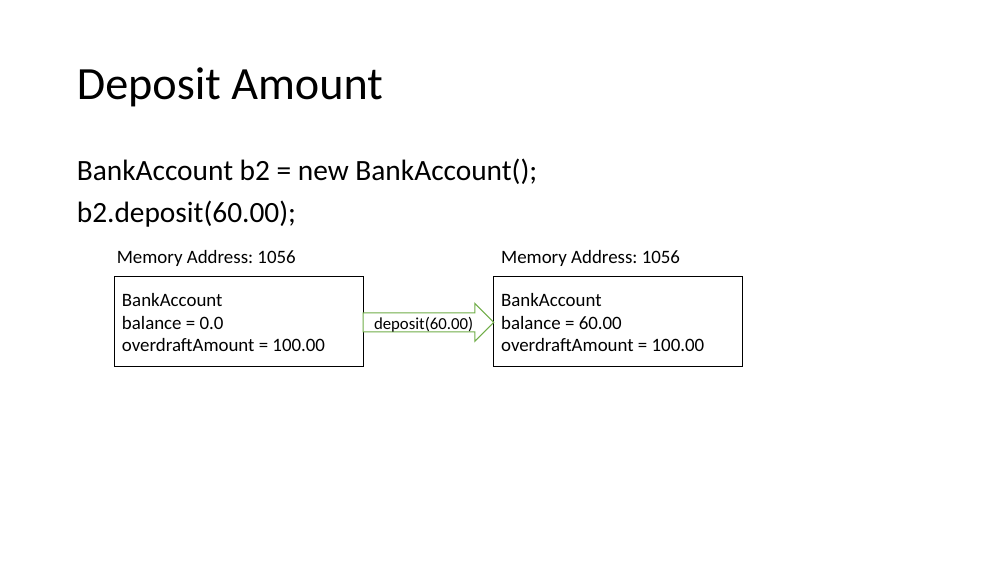
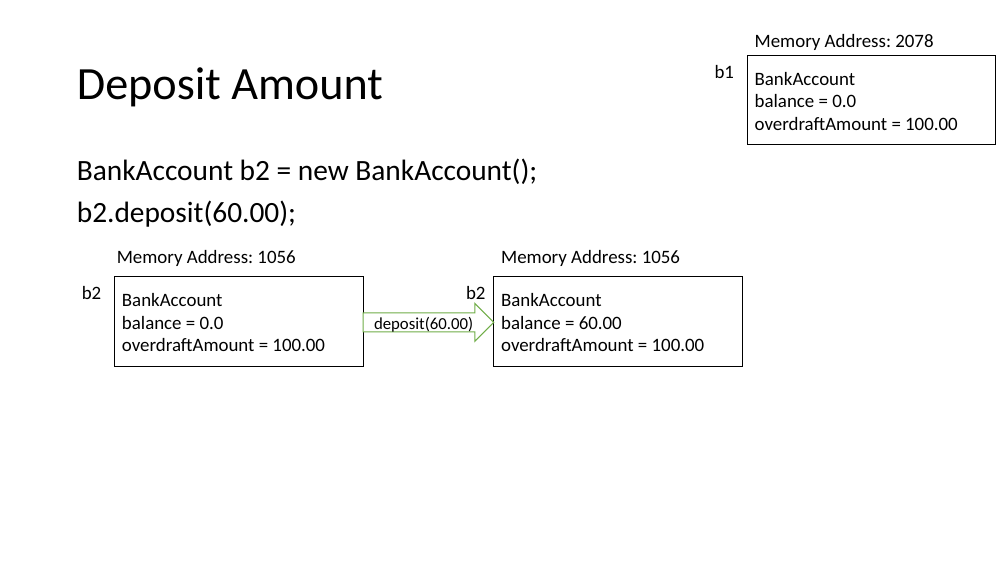
Before and after one commit to CPSC-233-Group-2018/Assignments, a slide deck: slide 3 of Assignment 2/Tracing Powerpoint.pptx. Drawn at 1008x567 pixels with LibreOffice and Linux fonts; fonts in the diff are those of the drawing. Boxes give left, top, right and bottom in pixels: in the first picture for what was removed or moved away, otherwise in the second. Text is boxed around its words. In the diff, an @@ line names an element or a change of style, - is before the commit and + after.

```diff
--- a/Assignment 2/Tracing Powerpoint.pptx
+++ b/Assignment 2/Tracing Powerpoint.pptx
@@ rectangle added at (747, 56, 996, 145), outline #000000 1 pt, 18 pt, text #000000 @@
+BankAccount
+balance = 0.0
+overdraftAmount = 100.00
@@ text added at (755, 34, 933, 50), 18 pt, text #000000 @@
+Memory Address: 2078
@@ text added at (715, 65, 734, 78), 18 pt, text #000000 @@
+b1
@@ text added at (82, 286, 101, 299), 18 pt, text #000000 @@
+b2
@@ text added at (466, 286, 485, 305), 18 pt, text #000000 @@
+b2
```
Also in this commit, not shown: 2 other slides changed, 2 slides added.
